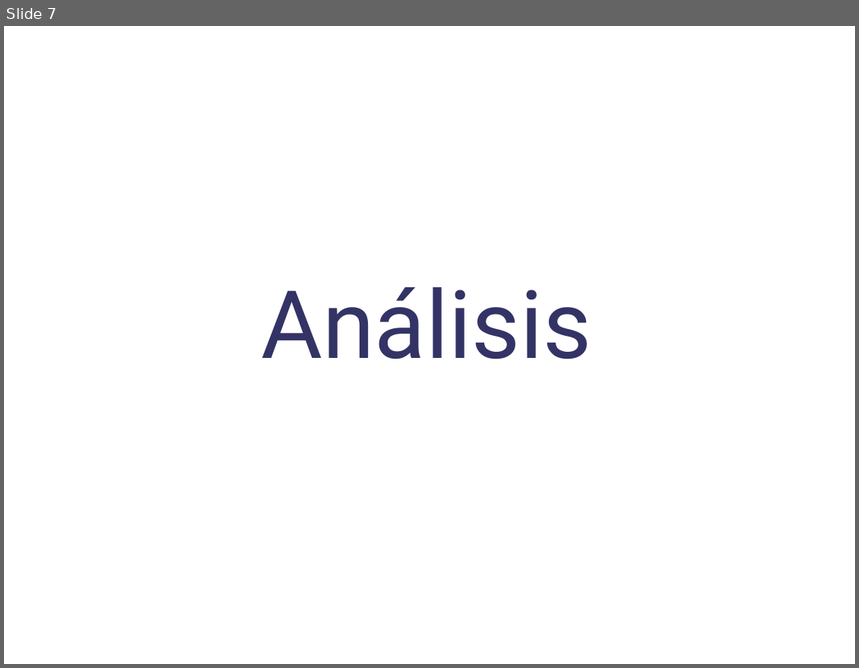
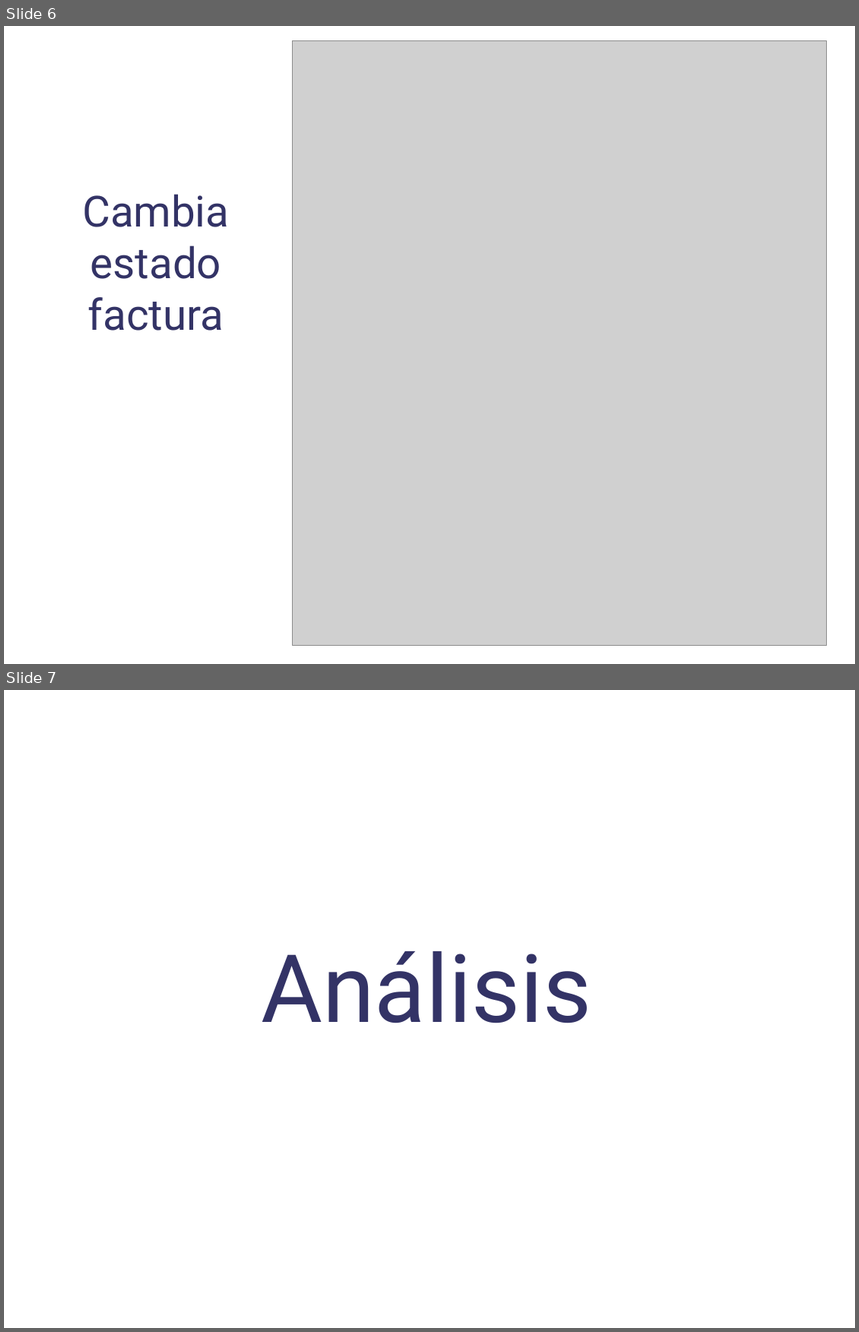
Before and after one commit to danoco78/touchteam, a slide deck: 2_iteracion/Planificacion/InformacionPresentacion/[Sergio] Presentacion-Analisis.odp. Shown one above the other, each under a label of ours: slide 7 before the commit, slides 6 and 7 after it. The pictures are 859x668 and 859x1332 pixels, drawn with LibreOffice and Linux fonts; fonts in the diff are those of the drawing; grey boxes stand for pictures; background and template pictures are left out. Boxes give left, top, right and bottom in pixels: in the first picture for what was removed or moved away, otherwise in the second. Text is boxed around its words. In the diff, an @@ line names an element or a change of style, - is before the commit and + after.

```diff
--- a/2_iteracion/Planificacion/InformacionPresentacion/[Sergio] Presentacion-Analisis.odp
+++ b/2_iteracion/Planificacion/InformacionPresentacion/[Sergio] Presentacion-Analisis.odp
@@ slide 6 added at [4, 26, 855, 664], background picture (left out) @@
@@ picture added at [293, 41, 826, 646] @@
@@ title added at [83, 194, 230, 331], 40 pt, text #333366 @@
+Cambia estado factura
```
Also in this commit, not shown: 1 slide changed, 6 other slides added, 5 slides removed.
